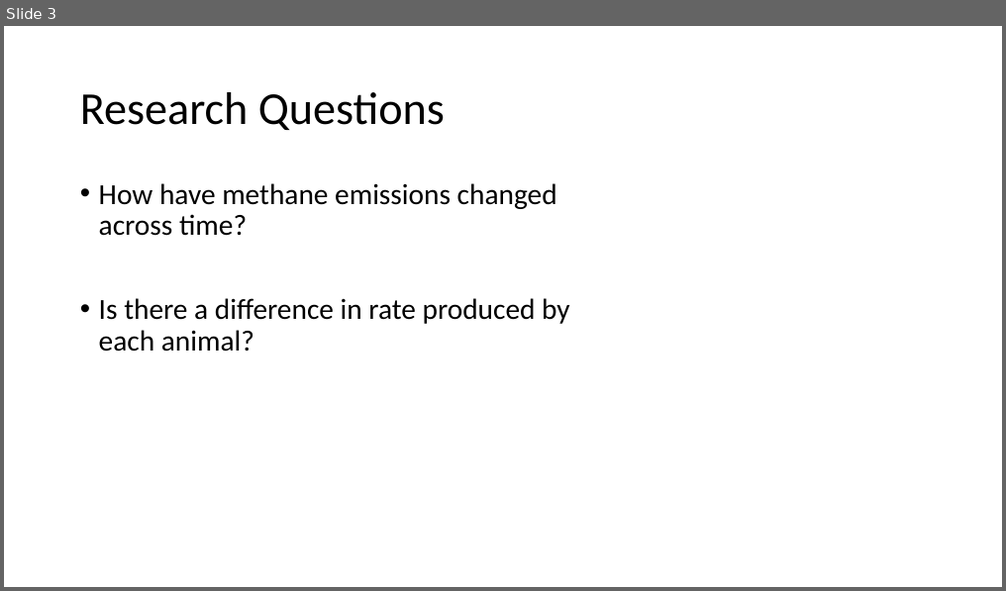
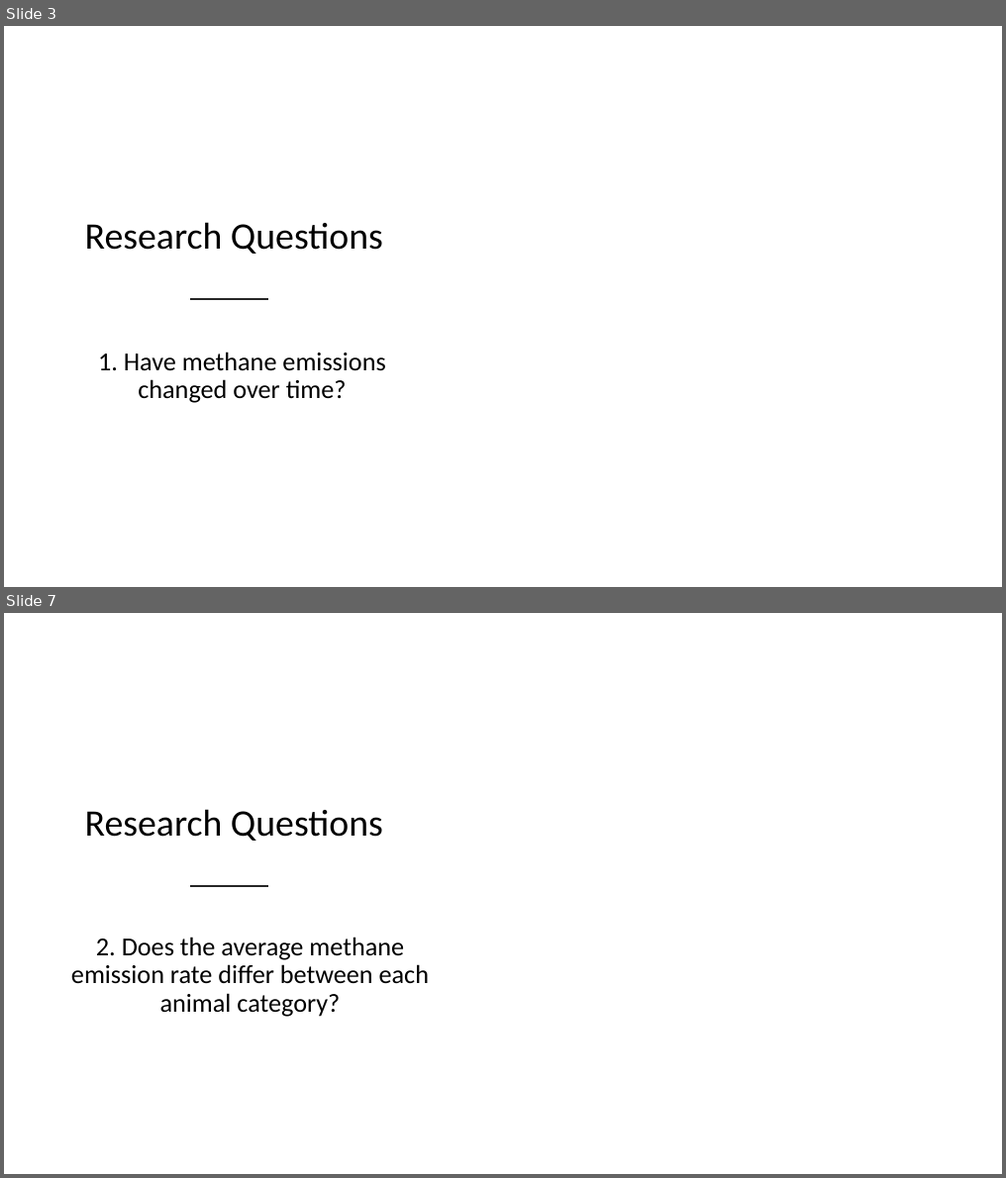
Before and after one commit to sultzerk/SultzerSwit_ENV872_EDA_FinalProject, a slide deck: Project/Sultzer_Swit_Methane.pptx. Shown one above the other, each under a label of ours: slide 3 before the commit, slides 3 and 7 after it; the slides between them are not shown. The pictures are 1006x591 and 1006x1178 pixels, drawn with LibreOffice and Linux fonts; fonts in the diff are those of the drawing; background and template pictures are left out. Boxes give left, top, right and bottom in pixels: in the first picture for what was removed or moved away, otherwise in the second. Text is boxed around its words. In the diff, an @@ line names an element or a change of style, - is before the commit and + after.

```diff
--- a/Project/Sultzer_Swit_Methane.pptx
+++ b/Project/Sultzer_Swit_Methane.pptx
@@ slide 7 added at [4, 613, 1002, 1174], background picture (left out) @@
@@ freeform shape added at [4, 694, 497, 1174], fill #FFFFFF at 75% opacity @@
@@ title added at [85, 809, 383, 841], 36 pt, text #000000 @@
+Research Questions
@@ line added from (191, 886) to (267, 886), #262626 2 pt @@
@@ text added at [71, 937, 429, 1017], 25 pt, text #000000 @@
+2. Does the average methane emission rate differ between each animal category?
@@ slide 3 changed as well @@
@@ freeform shape added at [4, 107, 497, 587], fill #FFFFFF at 75% opacity @@
@@ title "Research Questions": place and size @@
-title "Research Questions" at [80, 92, 445, 130]
+title "Research Questions" at [85, 222, 383, 254]
@@ title "Research Questions" at [85, 222, 383, 254]: size 44 to 36 pt; alignment left to centre @@
@@ text "1. Have methane emissions changed ..." at [98, 352, 385, 403]: vertical alignment top to middle @@
@@ line added from (191, 299) to (267, 299), #262626 2 pt @@
@@ text at [98, 352, 385, 403]: text changed; size 28 to 25 pt @@
-• How have methane emissions changed across time?
-• Is there a difference in rate produced by each animal?
+1. Have methane emissions changed over time?
```
Also in this commit, not shown: 3 other slides changed, 5 other slides added, 4 slides removed, 8 other files.
